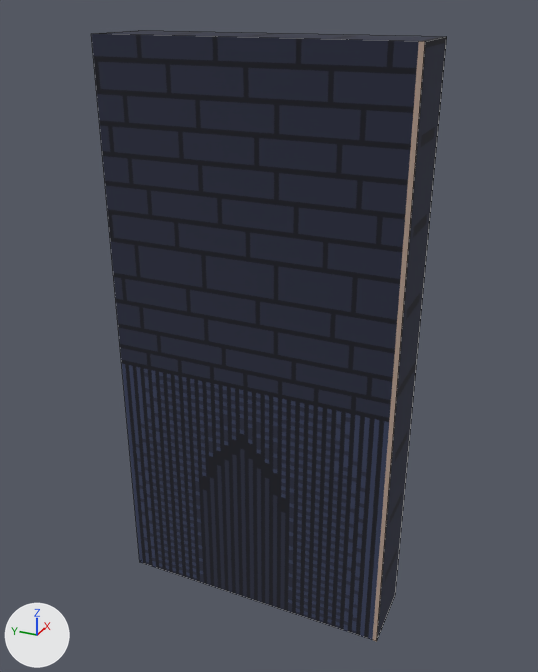
An edit to the Blender file assets/obj/blend_dreadzone_objects.blend, drawn before and after from the same camera.
One viewpoint serves both versions: a 50 mm lens placed at (-8.85, -1.84, 8.41), pointed at (-0.39, 1.96, 4.19). The lights are fixed; the arrows at lower left show +X, +Y and +Z. Mesh edges are drawn as thin lines. The same objects are shown in both versions, whatever each file hides.

Objects in the first picture: 'obj_doors'.
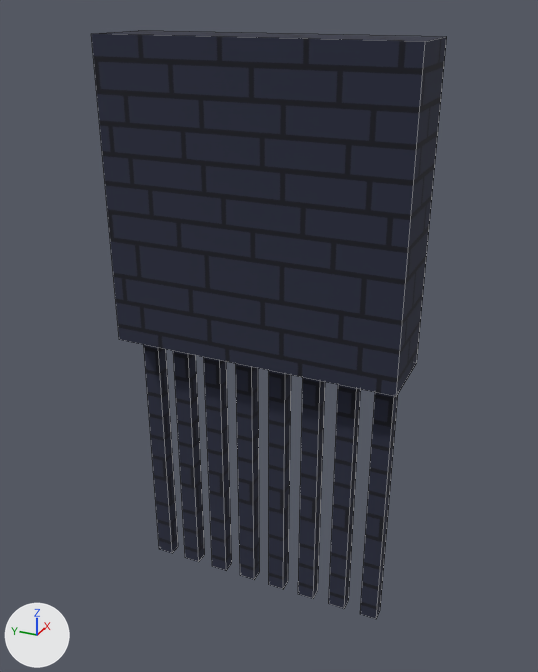
Pixel boxes [x1, y1, x2, y2] of what changed, in the pictures (538 x 672 px; the box of a moved part takes in the faces that stretch with it):
'obj_doors', mesh rescaled, surface changed (40% shorter)
    before: [91, 30, 447, 642]
    after: [91, 30, 447, 396]
'obj_doors_bars', added
    after: [144, 345, 398, 619]
part 1 of me_cube_024, moved or reshaped
    before: [119, 36, 446, 642]
    after: [119, 36, 446, 396]
part 2 of me_cube_024, surface changed
    both: [93, 30, 443, 41]

The change in detail:
me_cube_024 is used by ob_obj_doors; location (0.0, 2.0, 0.0).
me_cube_024 had 8 vertices, 6 faces and spanned x -1.0..0.0, y -2.0..2.0, z 0.0..8.0.
me_cube_024 now has 8 vertices, 6 faces and spans x -1.0..0.0, y -2.0..2.0, z 4.0..8.0.
me_cube_024 part 1: the whole mesh is scaled about its middle by (1, 1, 0.5), then moved by (0.0, 0.0, 2.0).
me_cube_024 part 2: texture (UV) coordinates of 6 of 6 faces, centred in x -1.0..0.0, y -2.0..2.0, z 0.0..8.0, changed; they spanned u 0.0..1.0, v 0.25..0.75 and now span u 0.5..1.0, v 0.25..0.75.
Mesh me_cube_066 is new.
It consists of a box spanning x -0.6..-0.4, y -1.88..-1.62, z 0.0..4.0; a box spanning x -0.6..-0.4, y -0.88..-0.62, z 0.0..4.0; a box spanning x -0.6..-0.4, y 0.12..0.38, z 0.0..4.0; a box spanning x -0.6..-0.4, y 1.12..1.38, z 0.0..4.0; a box spanning x -0.6..-0.4, y -1.38..-1.12, z 0.0..4.0; a box spanning x -0.6..-0.4, y -0.38..-0.12, z 0.0..4.0; a box spanning x -0.6..-0.4, y 0.62..0.88, z 0.0..4.0; a box spanning x -0.6..-0.4, y 1.62..1.88, z 0.0..4.0.
It uses material mat_dreadzone_material (picture img_spr_dreadzone_texture_png).
Object 'obj_doors_bars' (ob_obj_doors_bars) is new; it shows me_cube_066.
Its location is (0.0, 2.0, 0.0).
